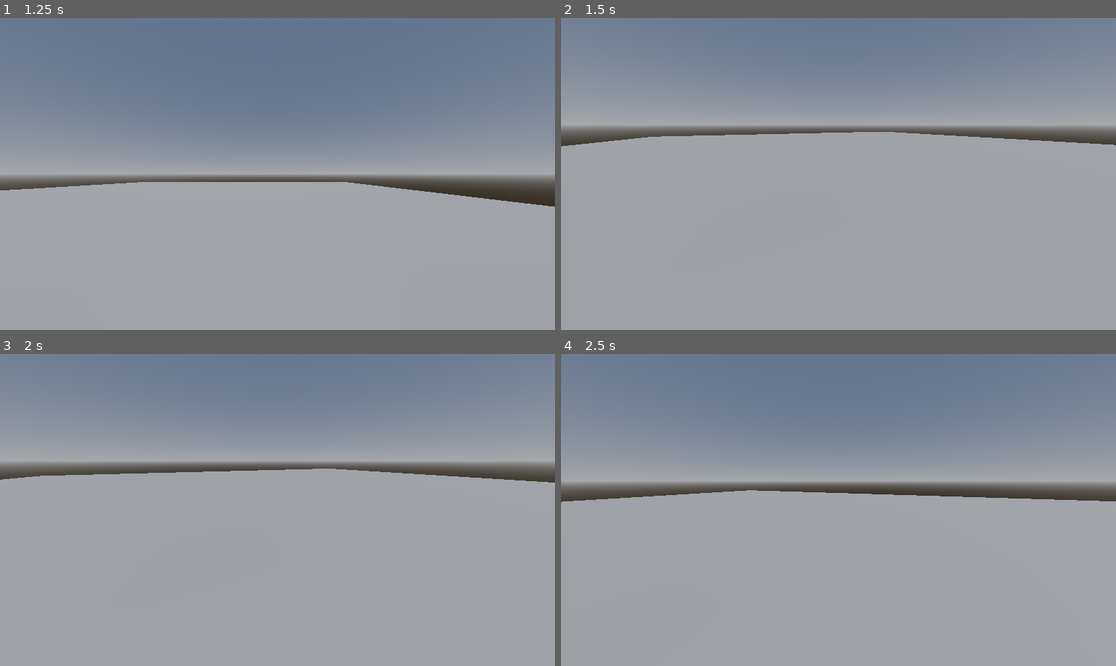
Above: before the commit, frames 1-4 (two rows, left to right).
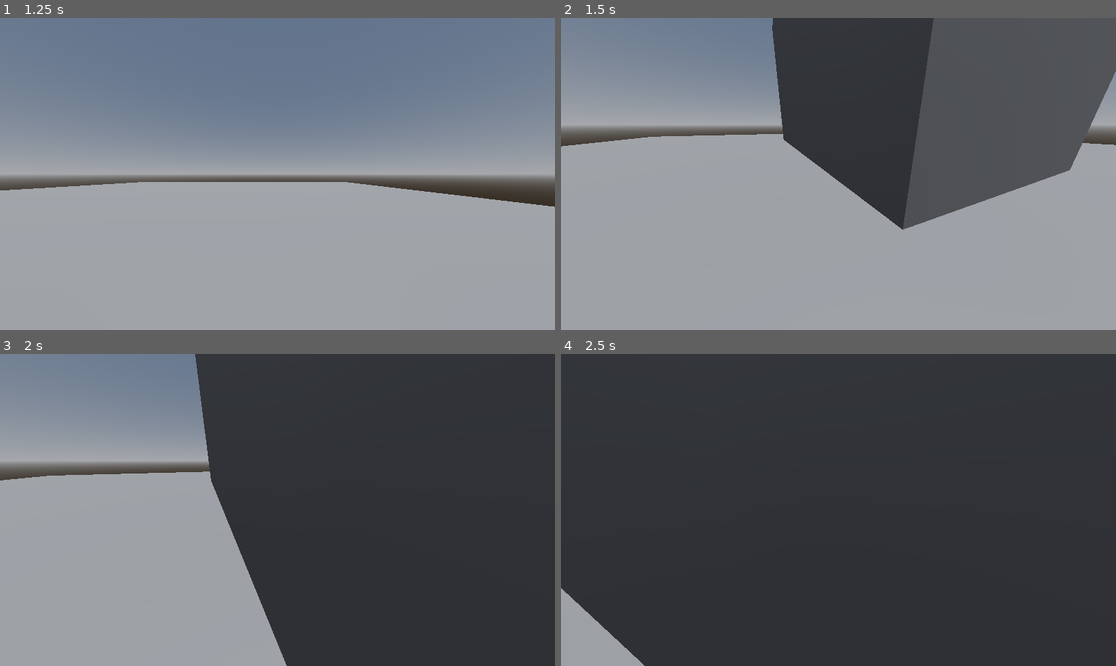
Above: after the commit, the same moments.

Repository: kennethbchen/Memory-Mall-Game
Game: Godot game, scene res://game.tscn
Same seed, same stepped clock (60 frames per second), same inputs: the game is played once before the commit and once after it.
Inputs (mouse positions are in pixels of both pictures, inside the frame that each line leads up to):
- Up to frame 1 (1.25 s): move the mouse to (399, 158) at 0.52 s; press the mouse at (399, 158) at 0.53 s; hold D (game_right) from 0.53 s (still down)
- Up to frame 2 (1.5 s): move the mouse to (810, 174) at 1.27 s; release D (game_right) at 1.28 s; release the mouse at (810, 174) at 1.28 s; hold W (game_forward) from 1.28 s (still down); click (810, 174) at 1.35 s
- Up to frame 3 (2 s): keep holding W (game_forward)
- Up to frame 4 (2.5 s): keep holding W (game_forward); move the mouse to (849, 503) at 2.02 s; press the mouse at (849, 503) at 2.03 s

Frame 1 is identical in both runs. In frame 2, 32% of the frame differs, in the area x 38-100%, y 0-68%; in frame 3, 58%; in frame 4, 97%, in the area x 0-100%, y 0-100%.

Commit message:
Added simple edge detection shader

Diff:
--- /dev/null
+++ b/edge_detect.gdshader
@@ -0,0 +1,61 @@
+shader_type spatial;
+render_mode unshaded;
+
+uniform sampler2D SCREEN_TEXTURE: hint_screen_texture, filter_linear_mipmap;
+uniform sampler2D NORMAL_TEXTURE : hint_normal_roughness_texture, filter_linear_mipmap;
+
+uniform float edge_threshold = 0.2;
+uniform vec3 line_color: source_color = vec3(0.043, 0.282, 0.467);
+uniform vec3 background_color: source_color = vec3(0.408, 0.969, 0.694);
+
+// https://godotshaders.com/shader/normal-based-edge-detection-with-sobel-operator-screenspace/
+
+const mat3 sobel_y = mat3(
+	vec3(1.0, 0.0, -1.0),
+	vec3(2.0, 0.0, -2.0),
+	vec3(1.0, 0.0, -1.0)
+);
+
+const mat3 sobel_x = mat3(
+	vec3(1.0, 2.0, 1.0),
+	vec3(0.0, 0.0, 0.0),
+	vec3(-1.0, -2.0, -1.0)
+);
+
+void vertex(){
+	POSITION = vec4(VERTEX, 1.0);
+}
+
+void fragment() {
+	vec2 uv = SCREEN_UV;
+	vec4 screen_color = texture(SCREEN_TEXTURE, uv);
+	vec3 normal = texture(NORMAL_TEXTURE, uv).rgb;
+	normal = normal * 2.0 - 1.0;
+	vec2 offset = 1.0 / VIEWPORT_SIZE;
+
+	vec3 n = texture(NORMAL_TEXTURE, uv + vec2(0.0, -offset.y)).rgb;
+	vec3 s = texture(NORMAL_TEXTURE, uv + vec2(0.0, offset.y)).rgb;
+	vec3 e = texture(NORMAL_TEXTURE, uv + vec2(offset.x, 0.0)).rgb;
+	vec3 w = texture(NORMAL_TEXTURE, uv + vec2(-offset.x, 0.0)).rgb;
+	vec3 nw = texture(NORMAL_TEXTURE, uv + vec2(-offset.x, -offset.y)).rgb;
+	vec3 ne = texture(NORMAL_TEXTURE, uv + vec2(offset.x, -offset.y)).rgb;
+	vec3 sw = texture(NORMAL_TEXTURE, uv + vec2(-offset.x, offset.y)).rgb;
+	vec3 se = texture(NORMAL_TEXTURE, uv + vec2(offset.x, offset.y)).rgb;
+
+	mat3 surrounding_pixels = mat3(
+		vec3(length(nw-normal), length(n-normal), length(ne-normal)),
+		vec3(length(w-normal), length(normal-normal), length(e-normal)),
+		vec3(length(sw-normal), length(s-normal), length(se-normal))
+	);
+
+	float edge_x = dot(sobel_x[0], surrounding_pixels[0]) + dot(sobel_x[1], surrounding_pixels[1]) + dot(sobel_x[2], surrounding_pixels[2]);
+	float edge_y = dot(sobel_y[0], surrounding_pixels[0]) + dot(sobel_y[1], surrounding_pixels[1]) + dot(sobel_y[2], surrounding_pixels[2]);
+
+	float edge = sqrt(pow(edge_x, 2.0)+pow(edge_y, 2.0));
+
+	if (edge > edge_threshold) {
+		ALBEDO = line_color;
+	} else {
+		ALBEDO = background_color;
+	}
+}
--- a/game.tscn
+++ b/game.tscn
@@ -1,8 +1,9 @@
-[gd_scene load_steps=8 format=3 uid="uid://xdyu47f6bedw"]
+[gd_scene load_steps=11 format=3 uid="uid://xdyu47f6bedw"]
 
 [ext_resource type="Script" path="res://scripts/orbit_camera_controller.gd" id="1_20s52"]
 [ext_resource type="Script" path="res://scripts/debug_commands.gd" id="1_ql8j7"]
 [ext_resource type="Script" path="res://scripts/player.gd" id="3_lntuk"]
+[ext_resource type="Shader" path="res://edge_detect.gdshader" id="4_1qfxn"]
 
 [sub_resource type="ProceduralSkyMaterial" id="ProceduralSkyMaterial_xiae6"]
 
@@ -14,6 +15,18 @@
 sky = SubResource("Sky_je8ax")
 
 [sub_resource type="CapsuleShape3D" id="CapsuleShape3D_qwty5"]
+
+[sub_resource type="ShaderMaterial" id="ShaderMaterial_ol4ej"]
+render_priority = 0
+shader = ExtResource("4_1qfxn")
+shader_parameter/edge_threshold = 0.2
+shader_parameter/line_color = Color(0, 0, 0, 1)
+shader_parameter/background_color = Color(1, 1, 1, 1)
+
+[sub_resource type="BoxMesh" id="BoxMesh_eo065"]
+material = SubResource("ShaderMaterial_ol4ej")
+flip_faces = true
+size = Vector3(3, 3, 1)
 
 [node name="Game" type="Node3D"]
 
@@ -55,3 +68,13 @@
 transform = Transform3D(1, 0, 0, 0, 1, 0, 0, 0, 1, 0, -0.256536, 0)
 use_collision = true
 size = Vector3(41.6331, 0.484252, 67.2998)
+
+[node name="Ground2" type="CSGBox3D" parent="."]
+transform = Transform3D(1, 0, 0, 0, 1, 0, 0, 0, 1, 0, 3.68358, 11.9903)
+use_collision = true
+size = Vector3(8.37695, 13.105, 17.5371)
+
+[node name="MeshInstance3D" type="MeshInstance3D" parent="."]
+transform = Transform3D(1, 0, 0, 0, 1, 0, 0, 0, 1, 0, -2.57794, 0)
+extra_cull_margin = 16384.0
+mesh = SubResource("BoxMesh_eo065")
